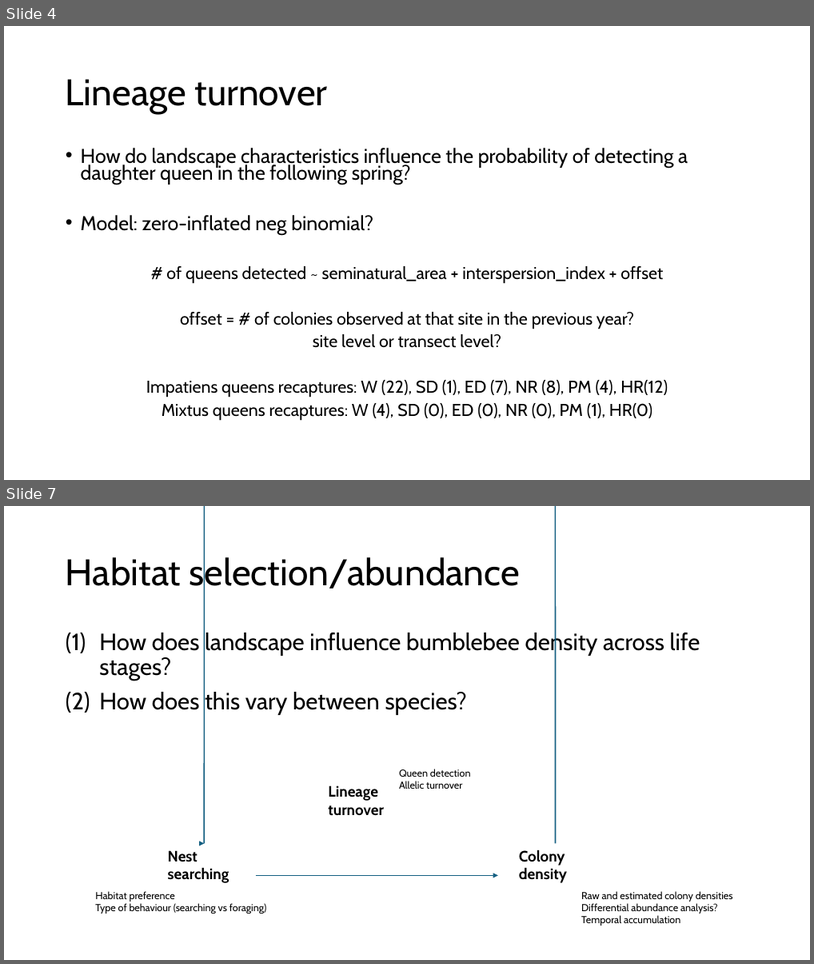
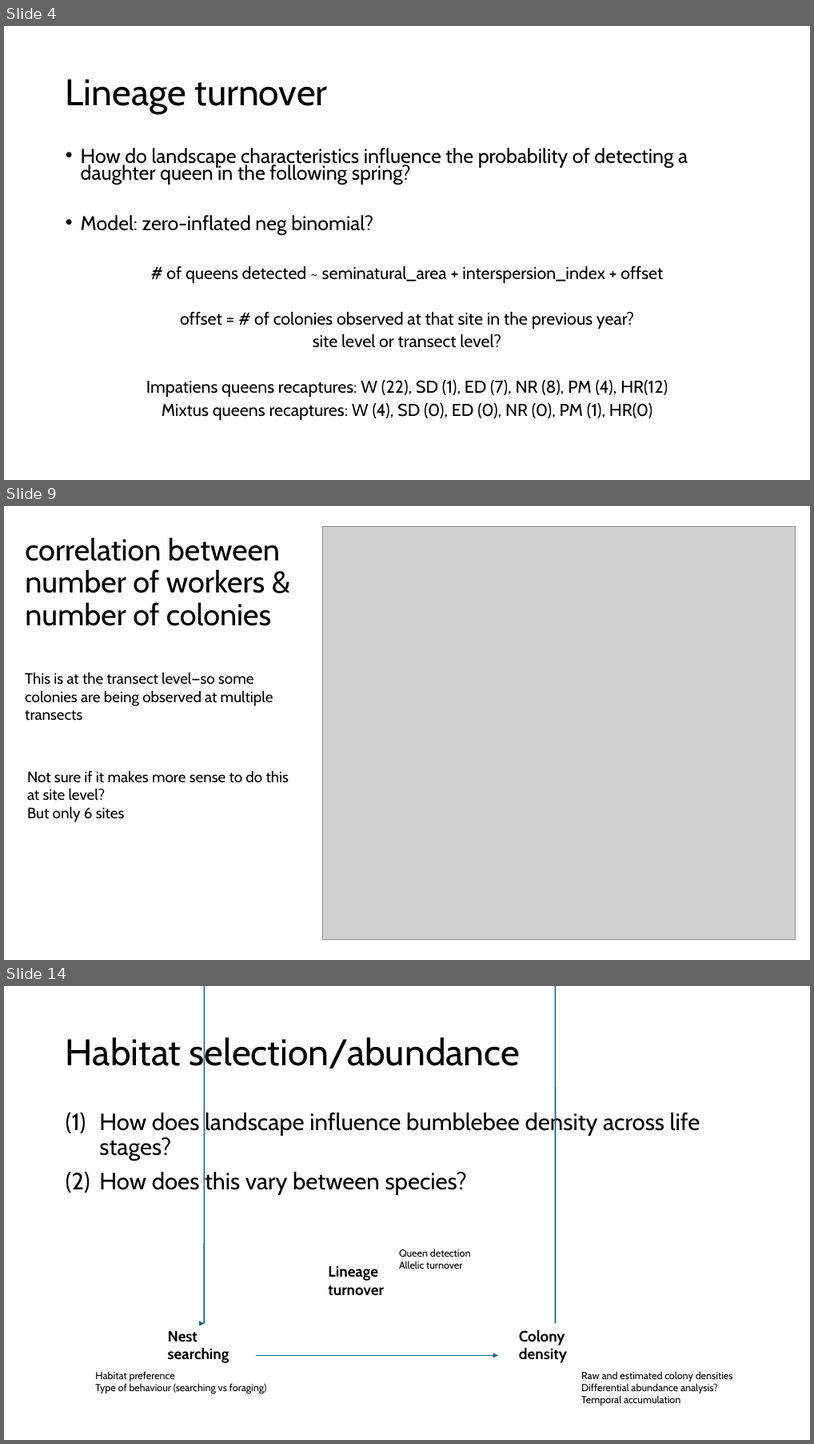
Before and after one commit to jmelanson98/fv_landscapeforaging, a slide deck: docs/storyboard.pptx. Shown one above the other, each under a label of ours: slides 4 and 7 before the commit, slides 4, 9 and 14 after it; the slides between them are not shown. The pictures are 814x964 and 814x1444 pixels, drawn with LibreOffice and Linux fonts; fonts in the diff are those of the drawing; grey boxes stand for pictures. Boxes give left, top, right and bottom in pixels: in the first picture for what was removed or moved away, otherwise in the second. Text is boxed around its words. In the diff, an @@ line names an element or a change of style, - is before the commit and + after.

```diff
--- a/docs/storyboard.pptx
+++ b/docs/storyboard.pptx
@@ slide 9 added at (4,506,810,960), background #FFFFFF @@
@@ picture added at (323,526,796,939) @@
@@ title added at (25,537,280,626), 36 pt, text #000000 @@
+correlation between number of workers & number of colonies
@@ text added at (25,672,274,720), 18 pt, text #000000 @@
+This is at the transect level—so some colonies are being observed at multiple transects
@@ text added at (27,770,289,822), 18 pt, text #000000 @@
+Not sure if it makes more sense to do this at site level?
+But only 6 sites
@@ what was slide 7 is now slide 14 @@
```
Also in this commit, not shown: 2 slides changed, 6 other slides added, 9 other files.
